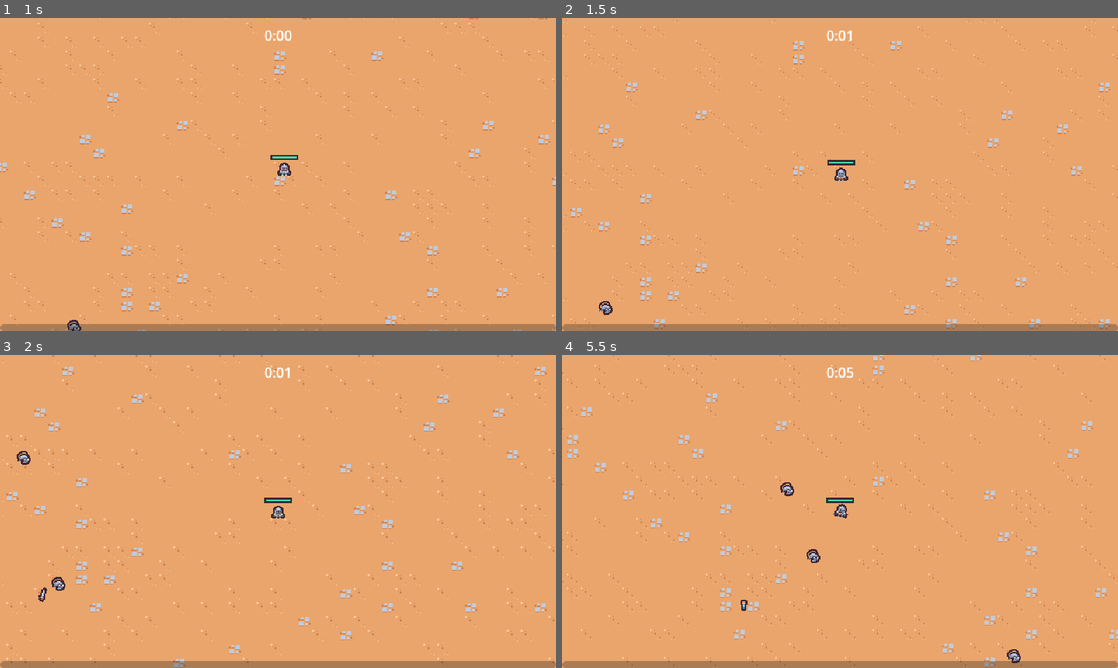
Above: before the commit, frames 1-4 (two rows, left to right).
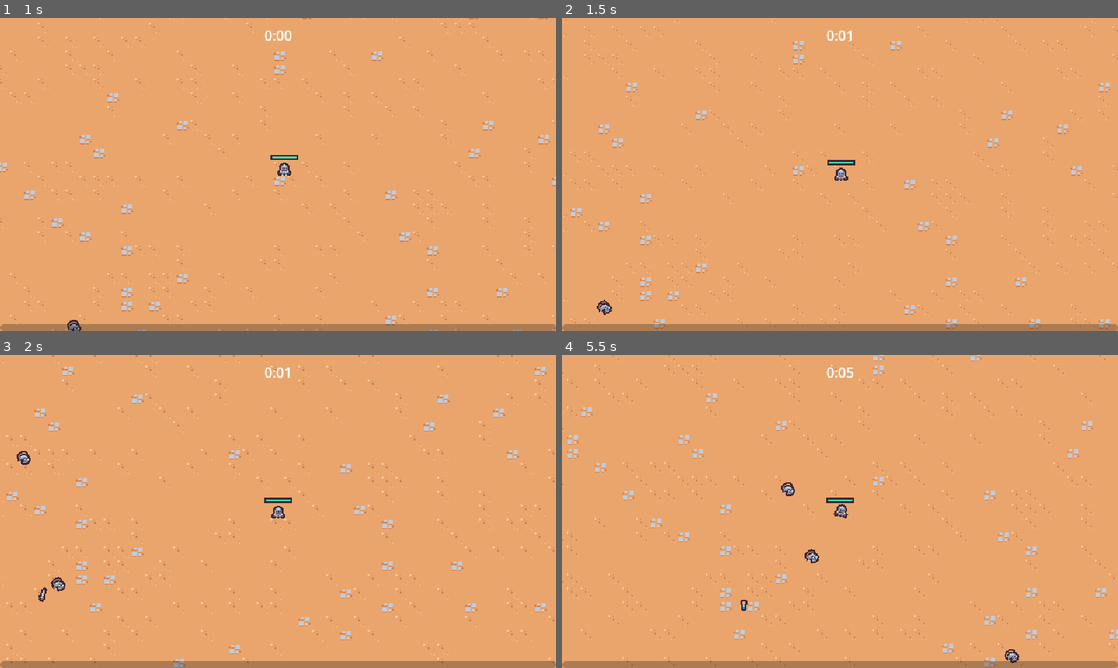
Above: after the commit, the same moments.

Repository: ikl258794613/survivorTutorialClone
Game: Godot game, scene res://scenes/Main/main.tscn
The game is run twice, just before and just after one commit, with the same random seed, the same clock (stepped at 60 frames per second) and the same inputs.
Inputs (mouse positions are in pixels of both pictures, inside the frame that each line leads up to):
- Up to frame 1 (1 s): move the mouse to (400, 158) at 0.52 s; press the mouse at (400, 158) at 0.53 s; hold D (move_right) from 0.53 s (still down)
- Up to frame 2 (1.5 s): move the mouse to (728, 190) at 1.27 s; release D (move_right) at 1.28 s; release the mouse at (728, 190) at 1.28 s; hold S (move_down) from 1.28 s (still down); click (728, 190) at 1.35 s
- Up to frame 3 (2 s): keep holding S (move_down)
- Up to frame 4 (5.5 s): move the mouse to (895, 442) at 2.02 s; release S (move_down) at 2.03 s; press the mouse at (895, 442) at 2.03 s; hold D (move_right) 2.03-2.78 s; move the mouse to (812, 574) at 2.77 s; release the mouse at (812, 574) at 2.78 s; hold W (move_up) 2.78-3.53 s; click (812, 574) at 2.85 s; move the mouse to (1006, 558) at 3.52 s; press the mouse at (1006, 558) at 3.53 s; hold A (move_left) 3.53-5.03 s; move the mouse to (673, 464) at 4.27 s; release the mouse at (673, 464) at 4.28 s; click (673, 464) at 4.35 s; move the mouse to (867, 511) at 5.02 s; press the mouse at (867, 511) at 5.03 s; hold S (move_down) from 5.03 s (still down)

Frame 1 is identical in both runs. In frame 2, less than 0.1% of the frame differs, in the area x 6-10%, y 90-95%; in frame 3, less than 0.1%; in frame 4, 0.2%, in the area x 39-83%, y 40-99%.

Commit message:
[emeny] emeny death

Diff:
--- a/scenes/game_object/basic_enemy/basic_enemy.tscn
+++ b/scenes/game_object/basic_enemy/basic_enemy.tscn
@@ -1,10 +1,72 @@
-[gd_scene load_steps=8 format=3 uid="uid://bv5ugao1kqjoo"]
+[gd_scene load_steps=11 format=3 uid="uid://bv5ugao1kqjoo"]
 
 [ext_resource type="Texture2D" uid="uid://dyibr6m08rlf6" path="res://scenes/game_object/basic_enemy/basic_enemy.png" id="1_dk073"]
 [ext_resource type="Script" path="res://scenes/game_object/basic_enemy/basic_enemy.gd" id="1_v6fhc"]
-[ext_resource type="PackedScene" uid="uid://dt8icktcod2py" path="res://scenes/game_object/component/health_compentent.tscn" id="2_xq0ml"]
-[ext_resource type="PackedScene" uid="uid://o6skasynj1vd" path="res://scenes/game_object/component/vial_drop_component.tscn" id="3_p3xvj"]
-[ext_resource type="PackedScene" uid="uid://duwo2vjvfnoig" path="res://scenes/game_object/component/hurtbox_component.tscn" id="4_hlb0u"]
+[ext_resource type="PackedScene" uid="uid://dt8icktcod2py" path="res://scenes/game_object/component/health_compentent.tscn" id="2_o26ew"]
+[ext_resource type="PackedScene" uid="uid://o6skasynj1vd" path="res://scenes/game_object/component/vial_drop_component.tscn" id="3_nn5nm"]
+[ext_resource type="PackedScene" uid="uid://duwo2vjvfnoig" path="res://scenes/game_object/component/hurtbox_component.tscn" id="4_cujwj"]
+
+[sub_resource type="Animation" id="Animation_n3gxc"]
+resource_name = "walk"
+length = 0.4
+loop_mode = 1
+tracks/0/type = "value"
+tracks/0/imported = false
+tracks/0/enabled = true
+tracks/0/path = NodePath("Visuals/Sprite2D:position")
+tracks/0/interp = 2
+tracks/0/loop_wrap = true
+tracks/0/keys = {
+"times": PackedFloat32Array(0, 0.1, 0.3),
+"transitions": PackedFloat32Array(1, 1, 1),
+"update": 0,
+"values": [Vector2(0, 0), Vector2(-1, 2.08165e-12), Vector2(1, 2.08165e-12)]
+}
+tracks/1/type = "value"
+tracks/1/imported = false
+tracks/1/enabled = true
+tracks/1/path = NodePath("Visuals/Sprite2D:rotation")
+tracks/1/interp = 2
+tracks/1/loop_wrap = true
+tracks/1/keys = {
+"times": PackedFloat32Array(0, 0.1, 0.2, 0.3),
+"transitions": PackedFloat32Array(1, 1, 1, 1),
+"update": 0,
+"values": [0.0, -0.261799, -0.174533, 3.48787e-16]
+}
+
+[sub_resource type="Animation" id="Animation_w58i3"]
+length = 0.001
+tracks/0/type = "value"
+tracks/0/imported = false
+tracks/0/enabled = true
+tracks/0/path = NodePath("Visuals/Sprite2D:position")
+tracks/0/interp = 1
+tracks/0/loop_wrap = true
+tracks/0/keys = {
+"times": PackedFloat32Array(0),
+"transitions": PackedFloat32Array(1),
+"update": 0,
+"values": [Vector2(0, 0)]
+}
+tracks/1/type = "value"
+tracks/1/imported = false
+tracks/1/enabled = true
+tracks/1/path = NodePath("Visuals/Sprite2D:rotation")
+tracks/1/interp = 1
+tracks/1/loop_wrap = true
+tracks/1/keys = {
+"times": PackedFloat32Array(0),
+"transitions": PackedFloat32Array(1),
+"update": 0,
+"values": [0.0]
+}
+
+[sub_resource type="AnimationLibrary" id="AnimationLibrary_opmx4"]
+_data = {
+"RESET": SubResource("Animation_w58i3"),
+"walk": SubResource("Animation_n3gxc")
+}
 
 [sub_resource type="CircleShape2D" id="CircleShape2D_cpou3"]
 radius = 12.0
@@ -18,12 +80,18 @@
 motion_mode = 1
 script = ExtResource("1_v6fhc")
 
-[node name="HealthComponent" parent="." instance=ExtResource("2_xq0ml")]
+[node name="AnimationPlayer" type="AnimationPlayer" parent="."]
+libraries = {
+"": SubResource("AnimationLibrary_opmx4")
+}
+autoplay = "walk"
 
-[node name="VialDropComponent" parent="." node_paths=PackedStringArray("health_component") instance=ExtResource("3_p3xvj")]
+[node name="HealthComponent" parent="." instance=ExtResource("2_o26ew")]
+
+[node name="VialDropComponent" parent="." node_paths=PackedStringArray("health_component") instance=ExtResource("3_nn5nm")]
 health_component = NodePath("../HealthComponent")
 
-[node name="HurtboxComponent" parent="." node_paths=PackedStringArray("health_component") instance=ExtResource("4_hlb0u")]
+[node name="HurtboxComponent" parent="." node_paths=PackedStringArray("health_component") instance=ExtResource("4_cujwj")]
 health_component = NodePath("../HealthComponent")
 
 [node name="CollisionShape2D" type="CollisionShape2D" parent="HurtboxComponent"]
@@ -32,7 +100,9 @@
 position = Vector2(0, -5)
 shape = SubResource("CircleShape2D_cpou3")
 
-[node name="Sprite2D" type="Sprite2D" parent="."]
+[node name="Visuals" type="Node2D" parent="."]
+
+[node name="Sprite2D" type="Sprite2D" parent="Visuals"]
 texture = ExtResource("1_dk073")
 offset = Vector2(2.08165e-12, -4)
 
--- /dev/null
+++ b/scenes/game_object/component/death_component.tscn
@@ -0,0 +1,89 @@
+[gd_scene load_steps=8 format=3 uid="uid://nogjvi8rtxwe"]
+
+[ext_resource type="Texture2D" uid="uid://dyibr6m08rlf6" path="res://scenes/game_object/basic_enemy/basic_enemy.png" id="1_wqq1g"]
+
+[sub_resource type="Animation" id="Animation_mf6qj"]
+resource_name = "default"
+tracks/0/type = "value"
+tracks/0/imported = false
+tracks/0/enabled = true
+tracks/0/path = NodePath("GPUParticles2D:emitting")
+tracks/0/interp = 1
+tracks/0/loop_wrap = true
+tracks/0/keys = {
+"times": PackedFloat32Array(0),
+"transitions": PackedFloat32Array(1),
+"update": 1,
+"values": [true]
+}
+tracks/1/type = "method"
+tracks/1/imported = false
+tracks/1/enabled = true
+tracks/1/path = NodePath(".")
+tracks/1/interp = 1
+tracks/1/loop_wrap = true
+tracks/1/keys = {
+"times": PackedFloat32Array(1),
+"transitions": PackedFloat32Array(1),
+"values": [{
+"args": [],
+"method": &"queue_free"
+}]
+}
+
+[sub_resource type="Animation" id="Animation_c2vbp"]
+length = 0.001
+tracks/0/type = "value"
+tracks/0/imported = false
+tracks/0/enabled = true
+tracks/0/path = NodePath("GPUParticles2D:emitting")
+tracks/0/interp = 1
+tracks/0/loop_wrap = true
+tracks/0/keys = {
+"times": PackedFloat32Array(0),
+"transitions": PackedFloat32Array(1),
+"update": 1,
+"values": [false]
+}
+
+[sub_resource type="AnimationLibrary" id="AnimationLibrary_lbnoe"]
+_data = {
+"RESET": SubResource("Animation_c2vbp"),
+"default": SubResource("Animation_mf6qj")
+}
+
+[sub_resource type="Curve" id="Curve_qtnuf"]
+_data = [Vector2(0, 1), 0.0, 0.0, 0, 0, Vector2(0.601042, 1), 0.0, 0.0, 0, 0, Vector2(1, 0), 0.0, 0.0, 0, 0]
+point_count = 3
+
+[sub_resource type="CurveTexture" id="CurveTexture_m4g5y"]
+curve = SubResource("Curve_qtnuf")
+
+[sub_resource type="ParticleProcessMaterial" id="ParticleProcessMaterial_0gqds"]
+particle_flag_disable_z = true
+direction = Vector3(2.08165e-12, -1, 2.08165e-12)
+spread = 30.0
+initial_velocity_min = 125.0
+initial_velocity_max = 200.0
+angular_velocity_min = -720.0
+angular_velocity_max = 720.0
+gravity = Vector3(2.08165e-12, 400, 2.08165e-12)
+scale_curve = SubResource("CurveTexture_m4g5y")
+
+[node name="DeathComponent" type="Node2D"]
+
+[node name="AnimationPlayer" type="AnimationPlayer" parent="."]
+libraries = {
+"": SubResource("AnimationLibrary_lbnoe")
+}
+autoplay = "default"
+
+[node name="GPUParticles2D" type="GPUParticles2D" parent="."]
+emitting = false
+amount = 1
+process_material = SubResource("ParticleProcessMaterial_0gqds")
+texture = ExtResource("1_wqq1g")
+lifetime = 0.65
+one_shot = true
+fixed_fps = 0
+interpolate = false
--- a/scenes/game_object/component/died_compentent.tscn
+++ /dev/null
@@ -1,6 +0,0 @@
-[gd_scene load_steps=2 format=3 uid="uid://dshwgesrur7lw"]
-
-[ext_resource type="Script" path="res://scenes/game_object/component/died_component.gd" id="1_axw07"]
-
-[node name="DiedCompentent" type="Node"]
-script = ExtResource("1_axw07")
--- a/scenes/game_object/component/died_component.gd
+++ /dev/null
@@ -1,9 +0,0 @@
-extends Node
-
-func _ready():
-	# 被殺死的訊號
-	# .connect(on_death)
-	pass
-
-func on_death():
-	owner.queue_free()
